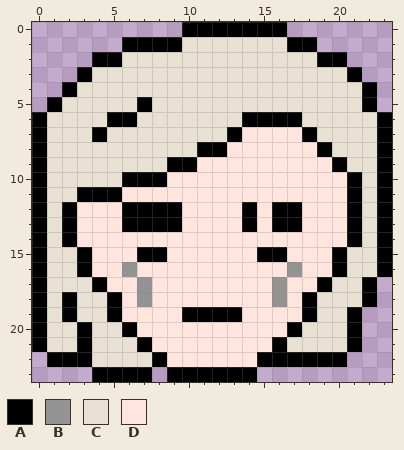
Two states of a pixel-art sprite, game/images/draculaCHIBI.png. The picture above was drawn from the file before the commit.
The file is 24x24 pixels.
Palette (. is transparent): A #000000  B #939393  C #e7e0d3  D #ffe5dd
Pixels before, first column x 0:
 0 ..........AAAAAAA.......
 1 ......AAAACCCCCCCAA.....
 2 ....AACCCCCCCCCCCCCAA...
 3 ...ACCCCCCCCCCCCCCCCCA..
 4 ..ACCCCCCCCCCCCCCCCCCCA.
 5 .ACCCCCACCCCCCCCCCCCCCA.
 6 ACCCCAACCCCCCCAAAACCCCCA
 7 ACCCACCCCCCCCADDDDACCCCA
 8 ACCCCCCCCCCAADDDDDDACCCA
 9 ACCCCCCCCAADDDDDDDDDACCA
10 ACCCCCAAADDDDDDDDDDDDACA
11 ACCAAADDDDDDDDDDDDDDDACA
12 ACADDDAAAADDDDADAADDDACA
13 ACADDDAAAADDDDADAADDDACA
14 ACADDDDDDDDDDDDDDDDDDACA
15 ACCADDDAADDDDDDAADDDACCA
16 ACCADDBDDDDDDDDDDBDDACCA
17 ACCCADDBDDDDDDDDBDDACCA.
18 ACACCADBDDDDDDDDBDACCCA.
19 ACACCADDDDAAAADDDDACCA..
20 ACCACCADDDDDDDDDDACCCA..
21 ACCACCCADDDDDDDDACCCCA..
22 .AAACCCCADDDDDDAAAAAA...
23 ....AAAA.AAAAAA.........
After the commit:
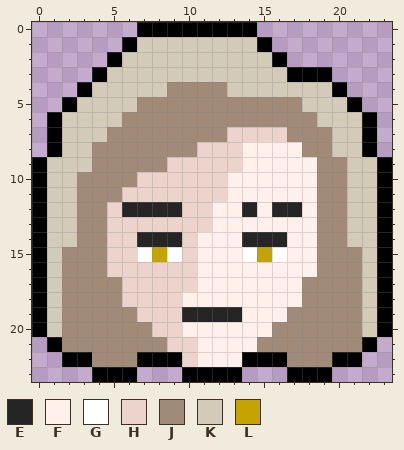
Colours new in this view: E #252525  F #fff0ec  G #ffffff  H #ecd3cb  J #a18a77  K #d3cab8  L #c5a400
Diff:
Changed rows in their new state; - is an unchanged pixel.
first column x 0:
 0 -------AAA-----..-------
 1 -------KKKKKKKKA...-----
 2 ----.-KKKKKKKKKKA....---
 3 ---.AKKKKKKKKKKKKAAA..--
 4 --.AKKKKKJJJJKKKKKKKA..-
 5 -.AKKKKJJJJJJJJJJJKKKA.-
 6 .AKKKKJJJJJJJJJJJJJKKKA.
 7 .AKKKJJJJJJJJHHHHJJJKKA.
 8 .AKKJJJJJJJHHHFFFFJJKKA.
 9 -KKKJJJJJHHHHHFFFFFJJKK-
10 -KKJJJJHHHHHHFFFFFFJJKK-
11 -KKJJJHHHHHHHFFFFFFJJKK-
12 -KKJJHEEEEHHFFEFEEFJJKK-
13 -KKJJHHHHHHHFFFFFFFJJKK-
14 -KKJJHHEEEHFFFEEEFFJJKK-
15 -KJJJHHGLGHFFFGLGFFJJJK-
16 -KJJJHHHHHHFFFFFFFFJJJK-
17 -KJJJJHHHHHFFFFFFFJJJJKA
18 -KJJJJHHHHFFFFFFFFJJJJKA
19 -KJJJJJHHHEEEEFFFJJJJJKA
20 -KJJJJJJHHFFFFFFJJJJJJKA
21 .AJJJJJJJHHFFFFJJJJJJJA-
22 -.--JJJA-AHFFFA--JJJ-A--
23 -------.-.----.--AAA----
Changed places in both pictures, as pixel boxes (x1, y1, x2, y2):
changed: (32, 22, 392, 382)
